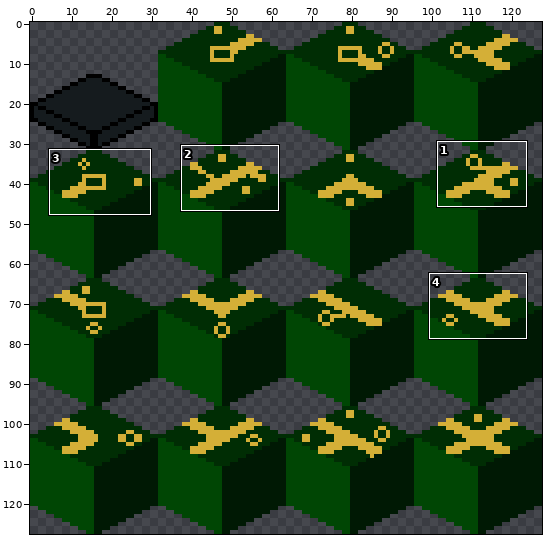
One commit to this sprite sheet: assets/atlas/atlas_maze_walls_isometric.png. Above: a wide view before the commit, with the close-up outlined.
Close-up. Before the edit:
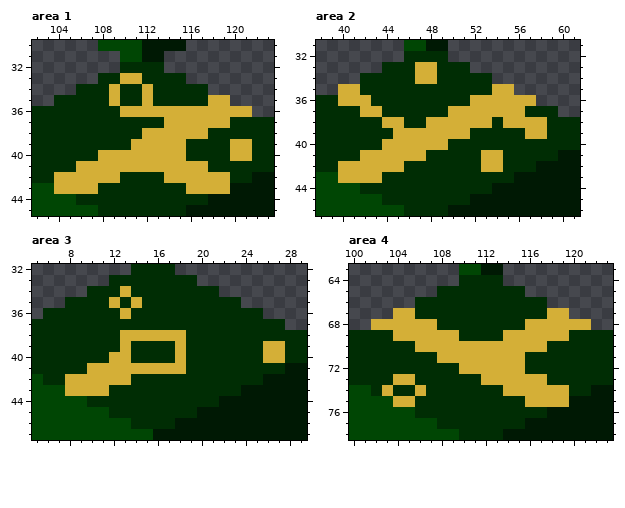
The file is 128x128 pixels. Shown: area 1: x 102..123, y 30..45; area 2: x 38..61, y 31..46; area 3: x 5..29, y 32..47; area 4: x 100..123, y 63..78. The commit also changed other parts of the picture, which this record leaves out.
Once edited:
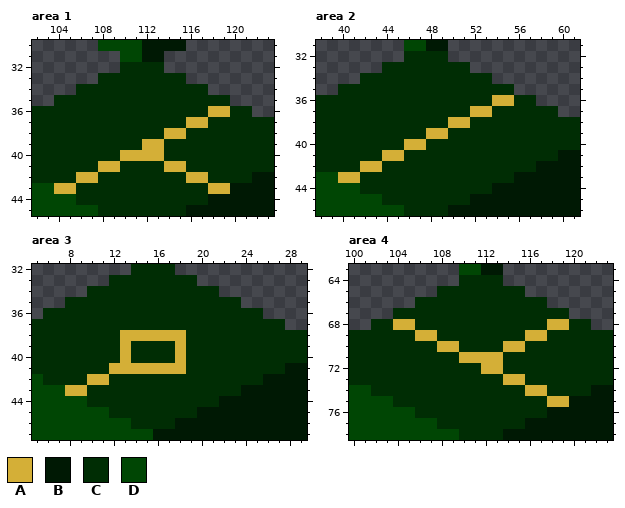
Palette (. is transparent): A #d4af37  B #001904  C #002d04  D #004604
Edits made:
Changed rows in their new state; - is an unchanged pixel.
Area 1:
first column x 104:
33 ------CC----------
34 -----C--C---------
35 -----C--C-----CC--
36 ------CCCCCCCC--CC
37 ----------CC--CC--
38 --------CC--CC----
39 -------C--CC----CC
40 ----CC----CC----CC
41 --CC--CCCC--CC----
42 CC--CC----CC--CC--
43 --CC--------CC----
Area 2:
first column x 40:
33 -------CC----------
34 -------CC----------
35 CC------------CC---
36 CCC---------CC--CC-
37 --CC------CC--CCC--
38 ----CC--CC--CC-CCCC
39 -----CCC--CC-----CC
40 ----CC--CC---------
41 --CC--CC-----CC----
42 CC--CC-------CC----
43 --CC---------------
Area 3:
first column x 8:
34 -----C--------------
35 ----C-C-------------
36 -----C--------------
39 ------------------CC
40 ----C-------------CC
41 --CC----------------
42 CC--CC--------------
43 --CC----------------
Area 4:
first column x 102:
67 --CC------------CC--
68 CC--CC--------CC--CC
69 --CC--CC----CC--CC--
70 ----CC--CCCC--CC----
71 ------CC----CC------
72 --------CC--CC------
73 --CC------CC--CC----
74 -C--C-------CC--CC--
75 --CC----------CC----
